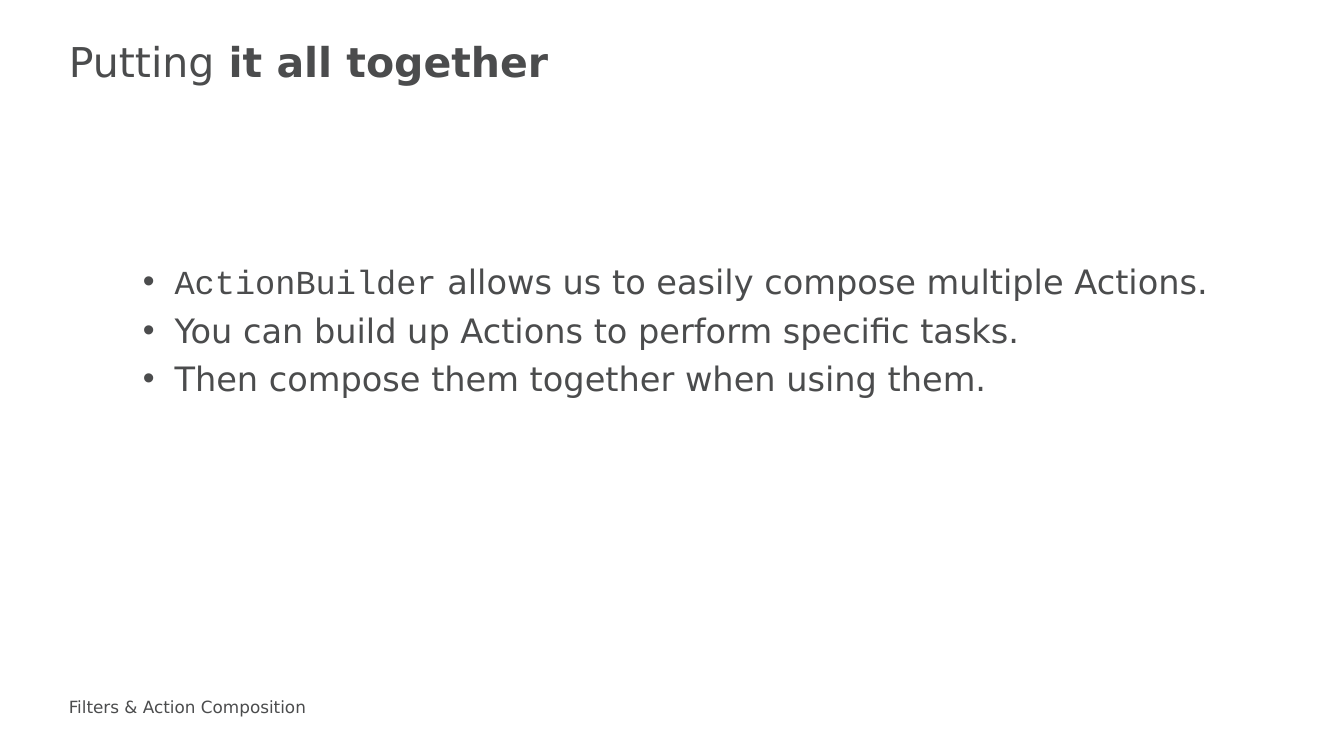
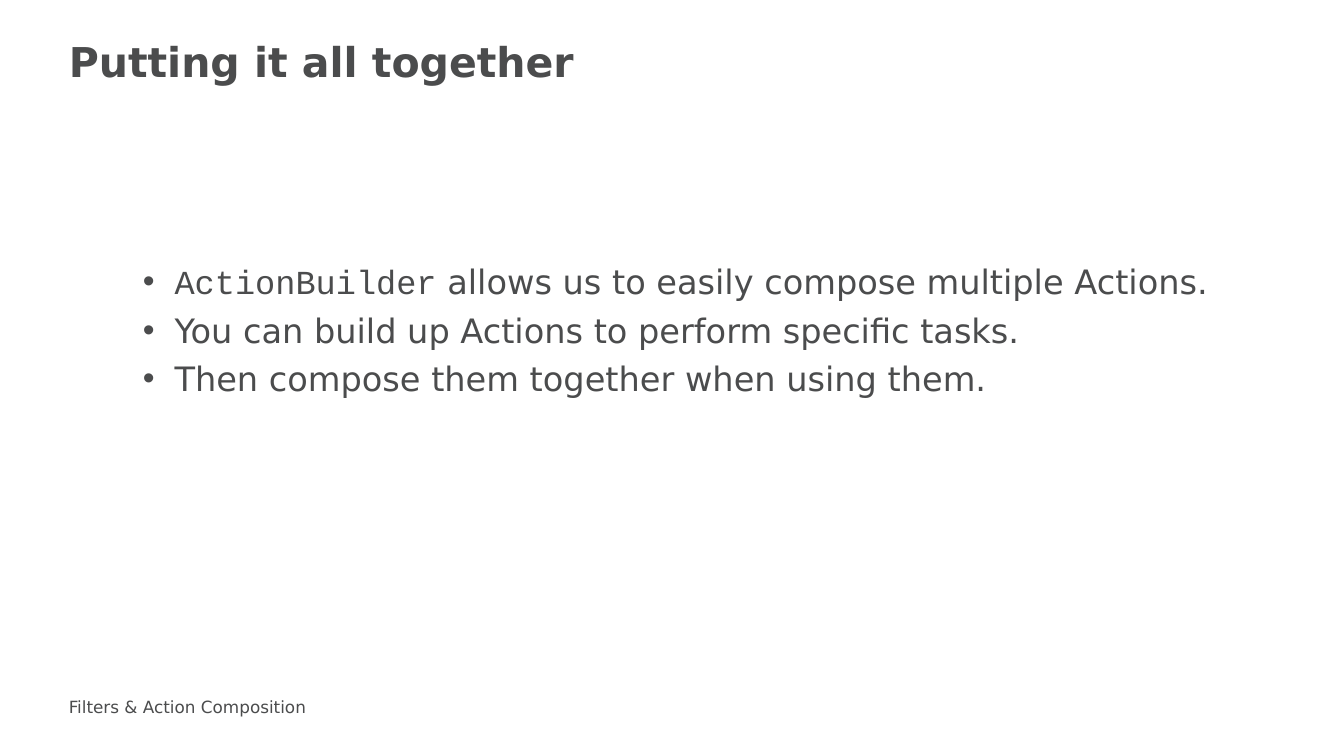
Before and after one commit to Scout24/scala-school, a slide deck: slide 18 of play-filters-actions/doc/Scala_School_-_Filters_&_Action_Composition.pptx. Drawn at 1344x756 pixels with LibreOffice and Linux fonts; fonts in the diff are those of the drawing; background and template pictures are left out. Boxes give left, top, right and bottom in pixels: in the first picture for what was removed or moved away, otherwise in the second. Text is boxed around its words. In the diff, an @@ line names an element or a change of style, - is before the commit and + after.

Commit message:
Matt: Fixing bolding

```diff
--- a/play-filters-actions/doc/Scala_School_-_Filters_&_Action_Composition.pptx
+++ b/play-filters-actions/doc/Scala_School_-_Filters_&_Action_Composition.pptx
@@ text "Putting it all together" at box(69, 46, 574, 86): bold on in "Putting" @@
```
